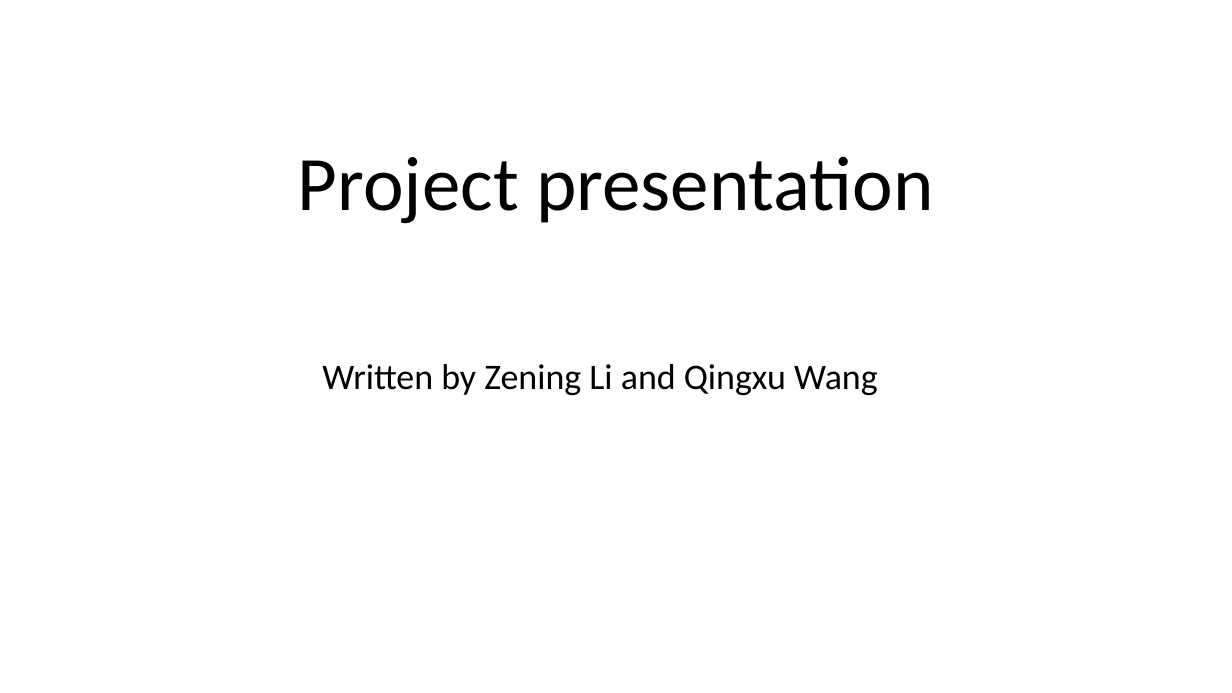
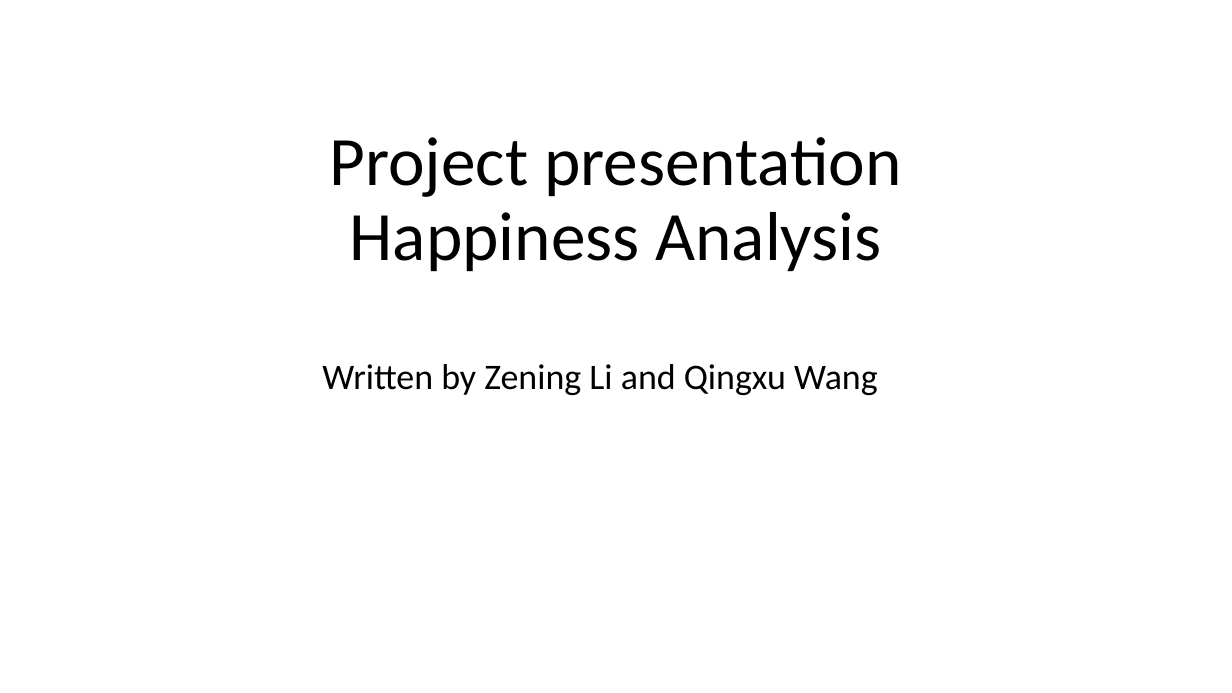
Before and after one commit to wqx13579/Happiness, a slide deck: slide 1 of Final_presentation.pptx. Drawn at 1232x693 pixels with LibreOffice and Linux fonts; fonts in the diff are those of the drawing. Boxes give left, top, right and bottom in pixels: in the first picture for what was removed or moved away, otherwise in the second. Text is boxed around its words. In the diff, an @@ line names an element or a change of style, - is before the commit and + after.

```diff
--- a/Final_presentation.pptx
+++ b/Final_presentation.pptx
@@ title at [330, 137, 902, 272]: text changed; size 60 to 54 pt @@
-Project presentation
+Project presentation
+Happiness Analysis
```
Also in this commit, not shown: 1 slide added, 1 slide removed, 2 other files.
